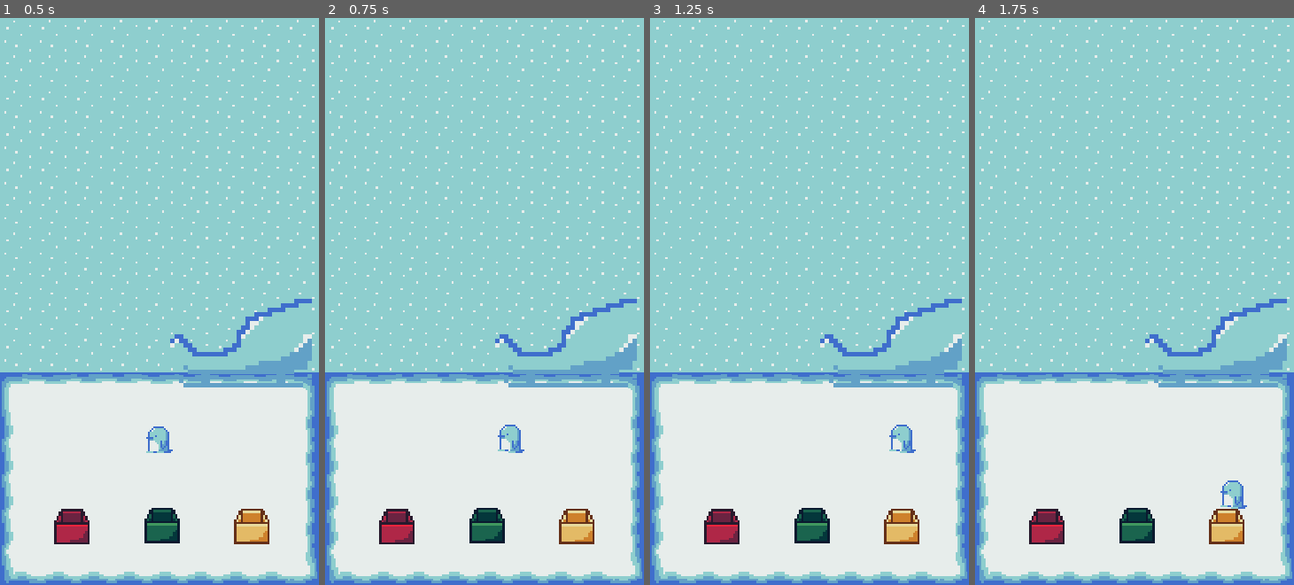
Above: before the commit, frames 1-4 (left to right).
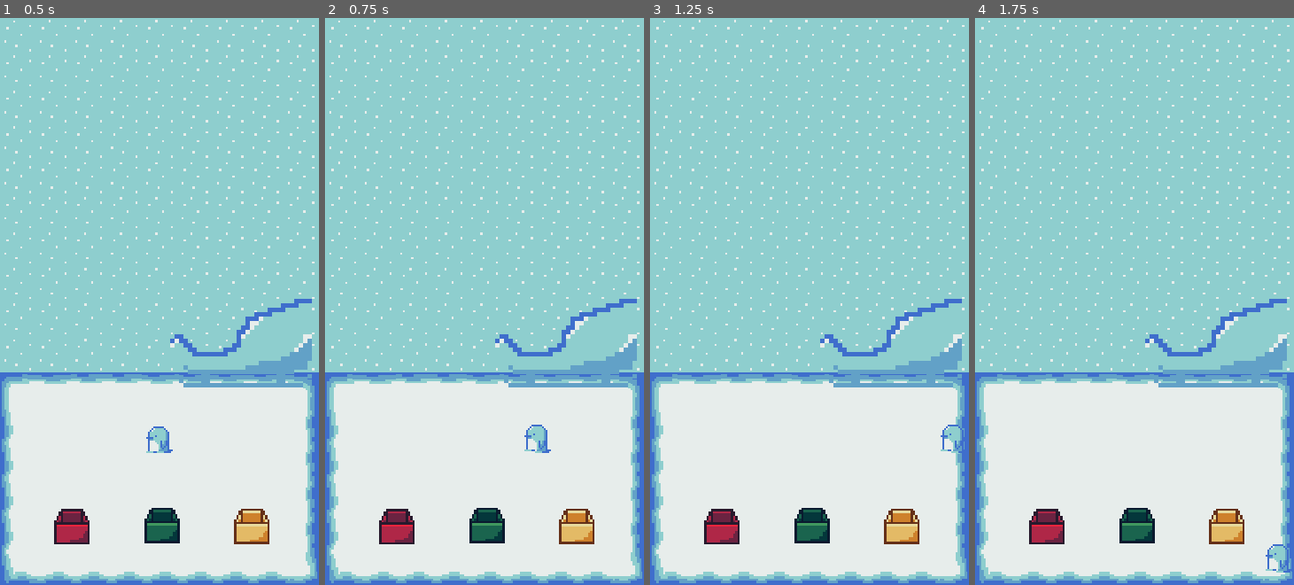
Above: after the commit, the same moments.

Repository: emilykrohn/Waddle
Game: Godot game, scene res://Scenes/main.tscn
Two runs of this game, one before a commit and one after it. Both use one fixed random seed, a clock stepped at 60 frames per second and the inputs below.
Inputs:
- Up to frame 1 (0.5 s): no input
- Up to frame 2 (0.75 s): tap Enter at 0.5 s; hold D (right) from 0.53 s (still down)
- Up to frame 3 (1.25 s): keep holding D (right); tap Space (ui_select) at 0.77 s
- Up to frame 4 (1.75 s): release D (right) at 1.28 s; hold S (down) from 1.28 s (still down); tap Space (ui_select) at 1.52 s

Frame 1 is identical in both runs. In frame 2, 0.5% of the frame differs, in the area x 54-71%, y 71-77%; in frame 3, 0.5%; in frame 4, 0.5%.

Commit message:
Increase player speed

Diff:
--- a/Scripts/player.gd
+++ b/Scripts/player.gd
@@ -1,6 +1,6 @@
 extends CharacterBody2D
 
-const SPEED = 150.0
+const SPEED = 300.0
 
 func _physics_process(_delta):
 	$%PlayerMovement.movement(SPEED)
